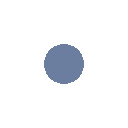
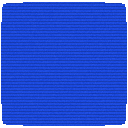
Revision of a layered 128 x 128 image; what changed, layer by layer:
added layer "Layer 3" (20%) above "Layer 2" over [1, 3, 127, 124]
painted on "Layer 2" over [1, 2, 127, 126]
